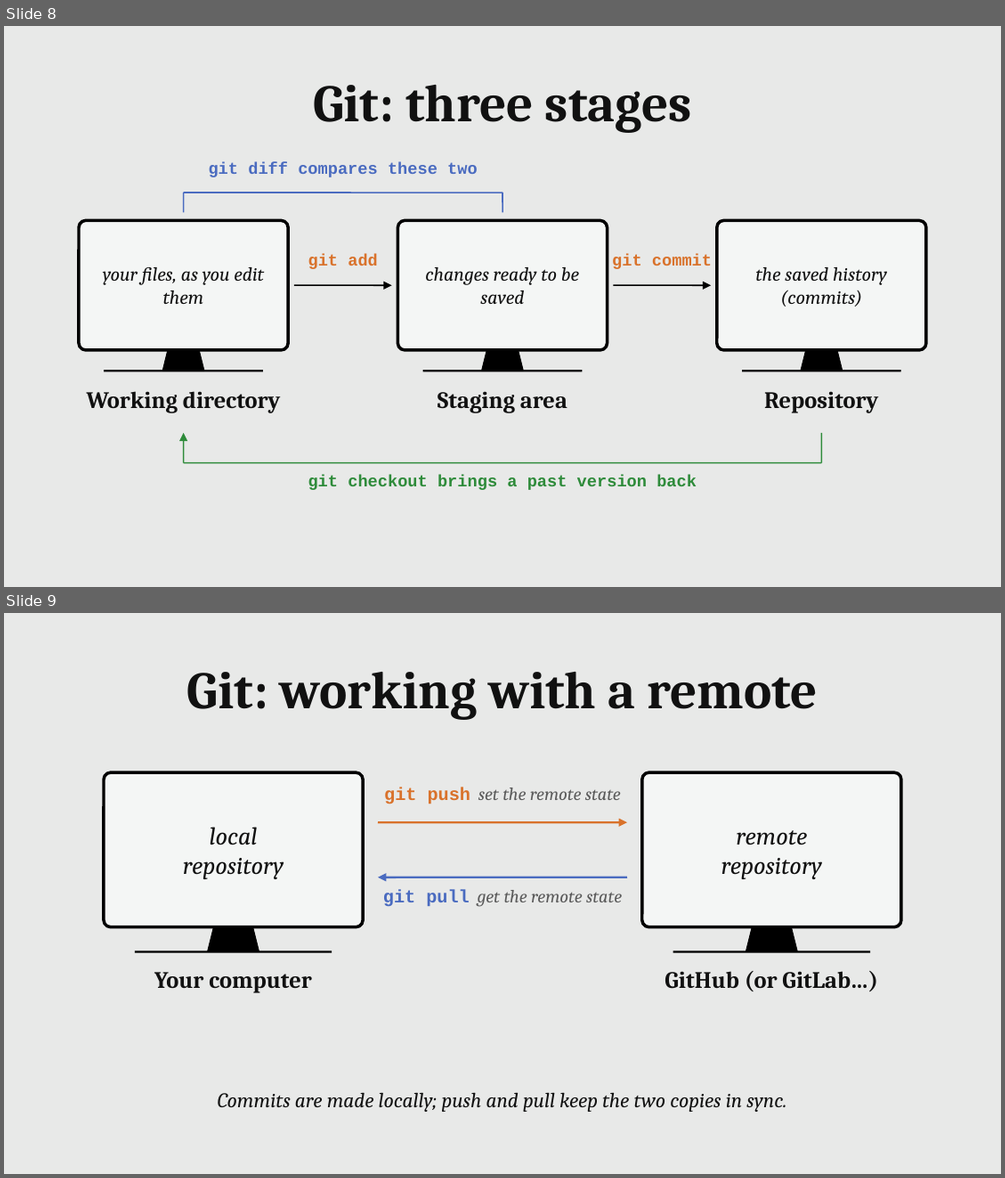
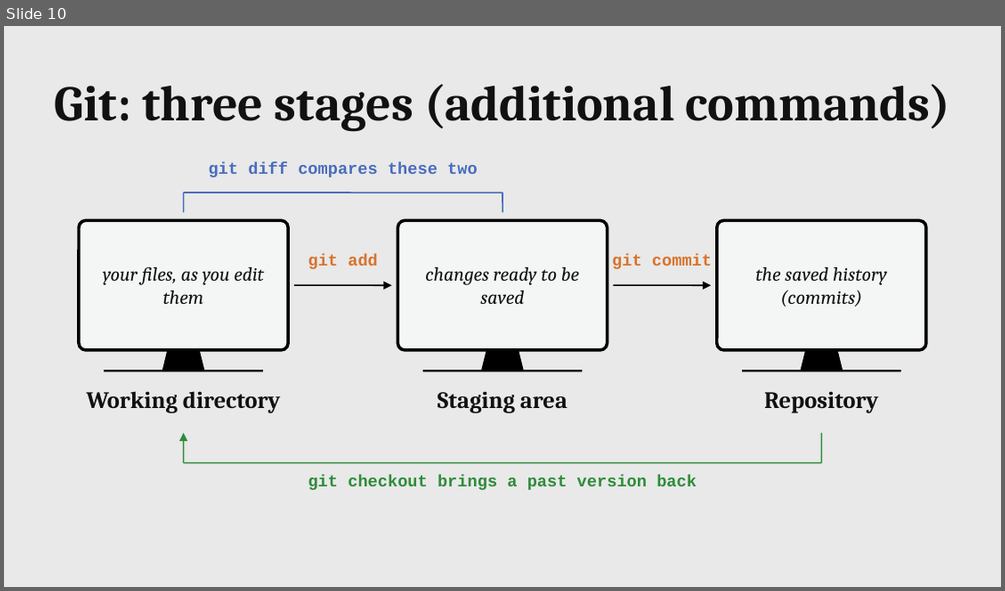
Before and after one commit to MaximeCaute/CogSupParis-Core-1, a slide deck: 2026-2027/S1/Session-01/Session_01_Course_introduction.odp. Shown one above the other, each under a label of ours: slides 8 and 9 before the commit, slide 10 after it. The pictures are 1005x1178 and 1005x591 pixels, drawn with LibreOffice and Linux fonts; fonts in the diff are those of the drawing. Boxes give left, top, right and bottom in pixels: in the first picture for what was removed or moved away, otherwise in the second. Text is boxed around its words. In the diff, an @@ line names an element or a change of style, - is before the commit and + after.

```diff
--- a/2026-2027/S1/Session-01/Session_01_Course_introduction.odp
+++ b/2026-2027/S1/Session-01/Session_01_Course_introduction.odp
@@ slide 9 removed at [4,613,1001,1174], background #E8E9E8 @@
@@ text removed at [187,672,817,720] @@
-Git: working with a remote
@@ rounded rectangle removed at [104,772,363,927] @@
@@ rounded rectangle removed at [642,772,901,927] @@
@@ text removed at [384,787,621,804] @@
-git push set the remote state
@@ arrow removed from (378, 822) to (627, 822) @@
@@ text removed at [183,827,283,879] @@
-local
-repository
@@ text removed at [721,830,822,879] @@
-remote
-repository
@@ arrow removed from (627, 877) to (378, 877) @@
@@ text removed at [383,890,622,907] @@
-git pull get the remote state
@@ trapezoid removed at [207,927,259,952] @@
@@ trapezoid removed at [745,927,798,952] @@
@@ line removed from (135, 952) to (332, 952) @@
@@ line removed from (673, 952) to (870, 952) @@
@@ text removed at [154,972,312,993] @@
-Your computer
@@ text removed at [664,971,878,991] @@
-GitHub (or GitLab…)
@@ text removed at [218,1092,786,1111] @@
-Commits are made locally; push and pull keep the two copies in sync.
@@ what was slide 8 is now slide 10 @@
@@ slide 10 changed as well @@
@@ text at [55,84,950,132]: text changed; size 38 to 36 pt @@
-Git: three stages
+Git: three stages (additional commands)
```
Also in this commit, not shown: 6 other slides changed, 9 slides added, 4 other slides removed.
